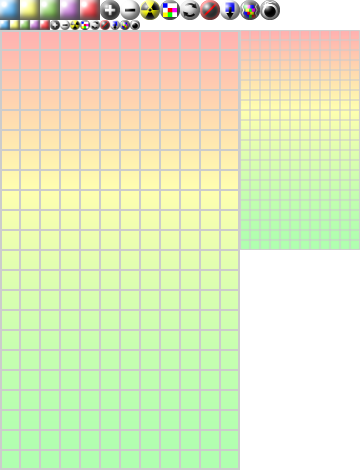
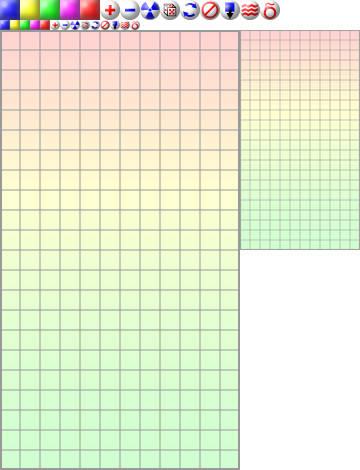
Two versions of the same layered image (360 x 470). Layer-by-layer changes:
renamed "smallspecials" to "small specials", moved it above "specials", painted on it over [50, 20, 140, 30]
renamed "blockbomb" to "specials", painted on it over [100, 0, 280, 20]
removed layer "quakefield" over [240, 0, 260, 20]
removed layer "gravity" over [220, 0, 240, 20]
removed layer "clearspecials" over [200, 0, 220, 20]
removed layer "switchfield" over [180, 0, 200, 20]
removed layer "randomclear" over [160, 0, 180, 20]
removed layer "nukefield" over [140, 0, 160, 20]
removed layer "clearline" over [120, 0, 140, 20]
removed layer "addline" over [100, 0, 120, 20]
renamed "smallblocks" to "small blocks", painted on it over [0, 20, 50, 30]
painted on "blocks" over [0, 0, 100, 20]
renamed "smallfield" to "small field", painted on it over [240, 30, 360, 250]
renamed "playerfield" to "field", painted on it over [0, 30, 240, 470]
